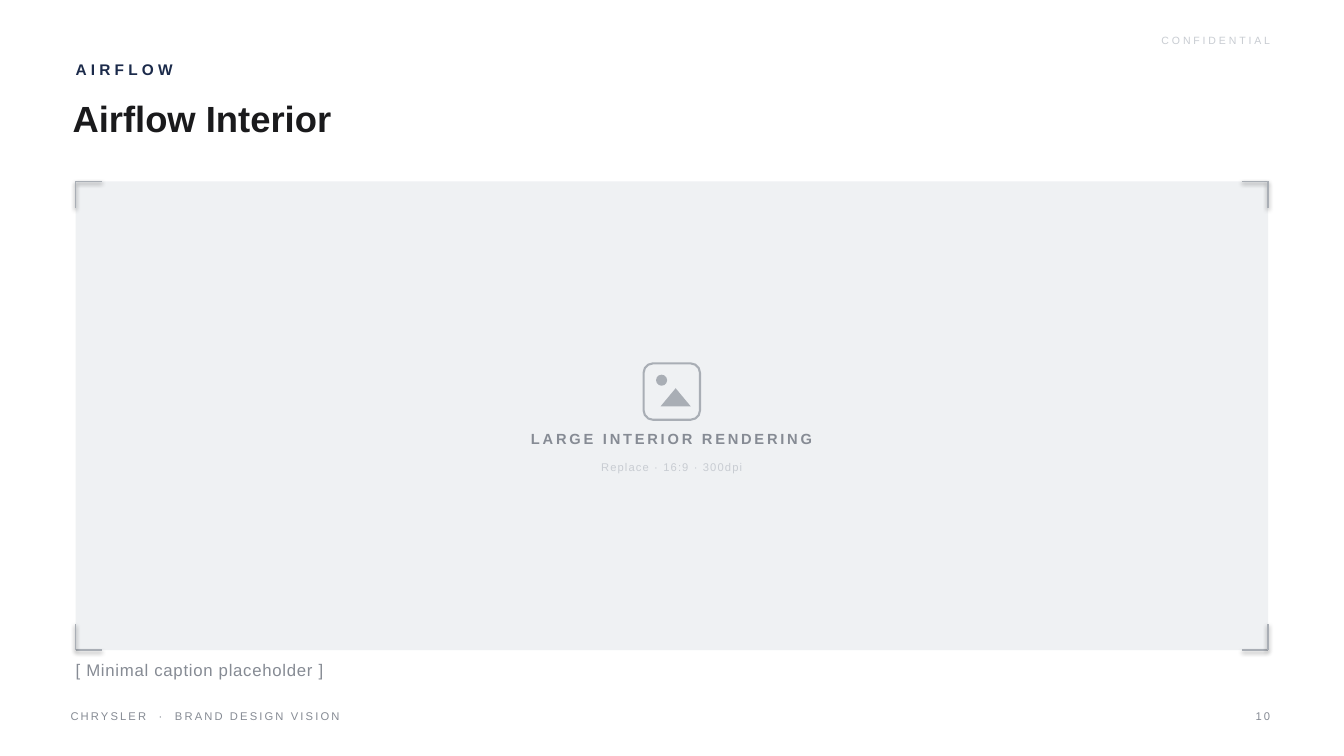
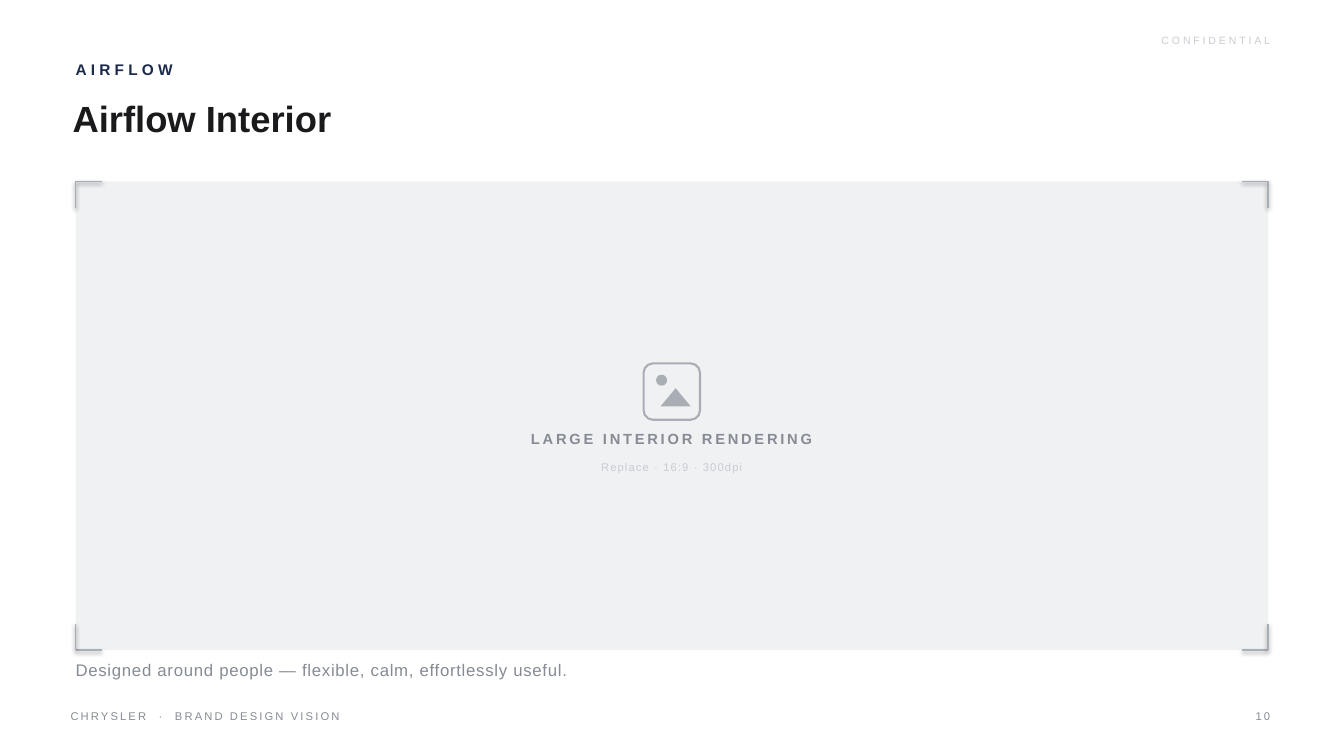
Before and after one commit to LG-Succe55/CLAUDE, a slide deck: slide 10 of Chrysler_Brand_Design_Vision.pptx. Drawn at 1344x756 pixels with LibreOffice and Linux fonts; fonts in the diff are those of the drawing. Boxes give left, top, right and bottom in pixels: in the first picture for what was removed or moved away, otherwise in the second. Text is boxed around its words. In the diff, an @@ line names an element or a change of style, - is before the commit and + after.

```diff
--- a/Chrysler_Brand_Design_Vision.pptx
+++ b/Chrysler_Brand_Design_Vision.pptx
@@ text at bbox=[76, 664, 567, 680]: text changed @@
-[ Minimal caption placeholder ]
+Designed around people — flexible, calm, effortlessly useful.
```
Also in this commit, not shown: 13 other slides changed, 1 other file.
